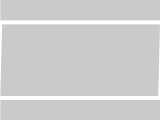
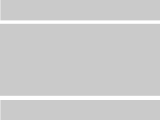
Layer changes from the first (160, 120) image to the second:
renamed "Shape 3 copy 2" to "Shape 3 copy 7", moved it above "Shape 3 copy 5", painted on it over [0, 23, 160, 96]
